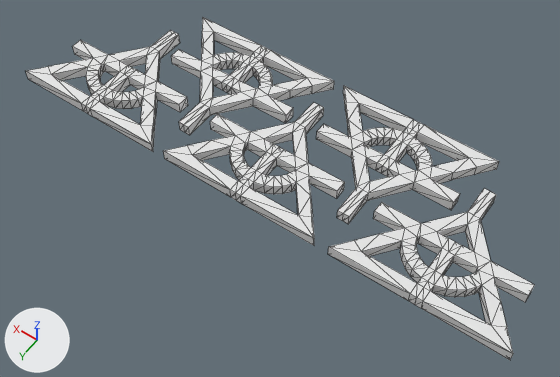
Before and after pictures for a commit that changed the Blender file 小海狸/斑斓/好玩的/花花.blend.
Rendered twice from a 50 mm lens placed at (-98.4, 143.7, 193.6), pointed at (-5.1, 13.1, -11.7). The axes (+X, +Y, +Z) are drawn at lower left. The lights are the same throughout. Mesh edges are drawn as thin lines.
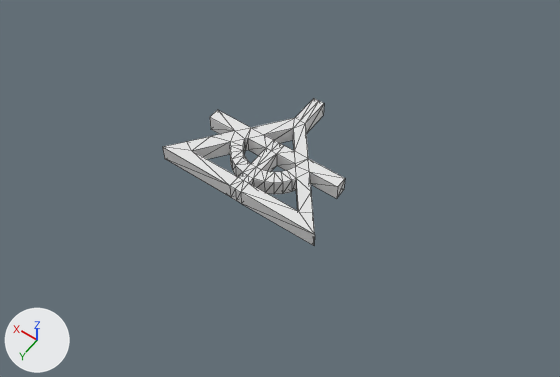
The newer file is also turned or shifted as a whole; pictures and numbers use the older file's frame.

What changed in the scene script:
```text
Change me_cube_002:
    where me_cube_002.from_pydata(...)  # 130 vertices, 276 faces; spans x -29.9..29.9, y -17.1..30.0, z -3.3..0.7
    used by ob_cube_001; location = (0.0, 0.0, -0.7)
    me_cube_002 part 1: the whole mesh is scaled about its middle by (-1, 1, -1.5), then moved by (0.0, 0.0, 1.0)
Remove ob_cube_002:
    ob_cube_002 = bpy.data.objects.new('Cube.002', me_cube_001)
    ob_cube_002.location = (0.0, 0.0, -0.7)
Remove ob_cube_003:
    ob_cube_003 = bpy.data.objects.new('Cube.003', me_cube_003)
    ob_cube_003.location = (0.0, 0.0, -0.7)
Remove ob_cube_004:
    ob_cube_004 = bpy.data.objects.new('Cube.004', me_cube_004)
    ob_cube_004.location = (0.0, 0.0, -0.7)
Remove ob_cube_005:
    ob_cube_005 = bpy.data.objects.new('Cube.005', me_cube_005)
    ob_cube_005.location = (0.0, 0.0, -0.7)
```

What differs and where, as boxes [x1, y1, x2, y2] in the pictures (560 x 377 px):
'Cube.003', deleted
    before: [328, 189, 535, 360]
'Cube.001', mesh rescaled
    before: [163, 102, 345, 246]
    after: [163, 99, 345, 246]
'Cube.004', deleted
    before: [316, 86, 499, 224]
'Cube.002', deleted
    before: [26, 30, 188, 152]
'Cube.005', deleted
    before: [171, 17, 334, 135]
